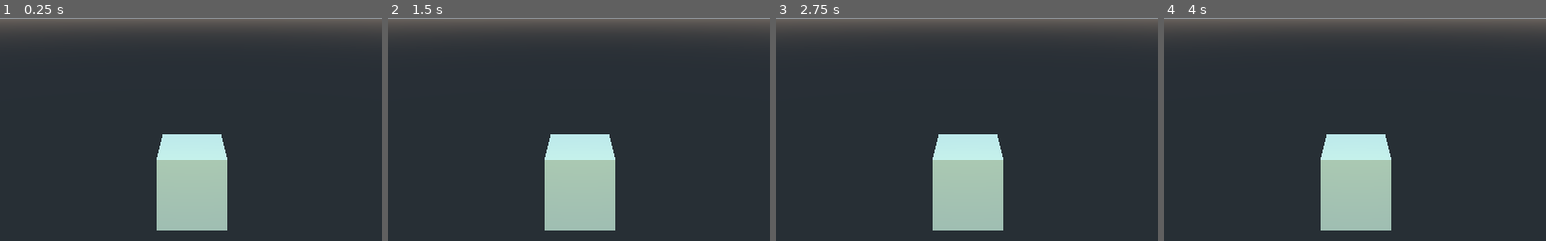
Above: before the commit, frames 1-4 (left to right).
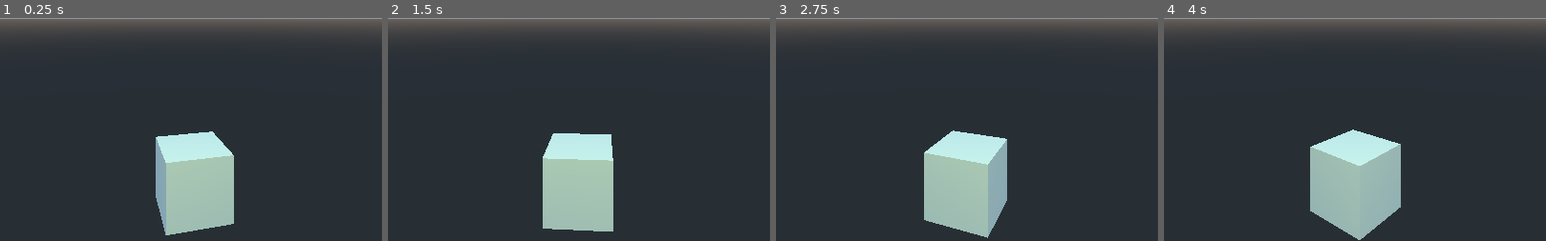
Above: after the commit, the same moments.

Repository: technicat/learngodot
Game: Godot game, scene res://cube.tscn
The game is run twice, just before and just after one commit, with the same random seed, the same clock (stepped at 60 frames per second) and the same inputs.
Inputs:
- Up to frame 1 (0.25 s): no input
- Up to frame 2 (1.5 s): no input
- Up to frame 3 (2.75 s): no input
- Up to frame 4 (4 s): no input
The pictures show only the part of the screen within x 25-75%, y 50-100%; the shares and areas given below are measured in that part.

The runs differ from the first frame. In frame 1, 2.0% of the frame differs, in the area x 40-62%, y 50-98%; in frame 2, 0.5%; in frame 3, 2.7%; in frame 4, 2.8%, in the area x 38-62%, y 50-100%.

Commit message:
add script

Diff:
--- /dev/null
+++ b/chapter3/Spatial.gd
@@ -0,0 +1,16 @@
+extends Spatial
+
+
+# Declare member variables here. Examples:
+# var a = 2
+# var b = "text"
+
+
+# Called when the node enters the scene tree for the first time.
+func _ready():
+	pass # Replace with function body.
+
+
+# Called every frame. 'delta' is the elapsed time since the previous frame.
+func _process(delta):
+	rotate_y(delta)
--- a/chapter3/cube.tscn
+++ b/chapter3/cube.tscn
@@ -1,4 +1,6 @@
-[gd_scene load_steps=3 format=2]
+[gd_scene load_steps=4 format=2]
+
+[ext_resource path="res://Spatial.gd" type="Script" id=1]
 
 [sub_resource type="CubeMesh" id=1]
 
@@ -9,14 +11,17 @@
 [node name="Camera" type="Camera" parent="."]
 transform = Transform( 1, 0, 0, 0, 1, 0, 0, 0, 1, 0, 5, 10 )
 
-[node name="Cube" type="MeshInstance" parent="."]
-mesh = SubResource( 1 )
-skin = SubResource( 2 )
-material/0 = null
-
 [node name="OmniLight" type="OmniLight" parent="."]
 transform = Transform( 1, 0, 0, 0, 1, 0, 0, 0, 1, 0, 10, 10 )
 light_color = Color( 0.87451, 0.964706, 0.0588235, 1 )
 omni_range = 20.0
 
 [node name="WorldEnvironment" type="WorldEnvironment" parent="."]
+
+[node name="Spatial" type="Spatial" parent="."]
+script = ExtResource( 1 )
+
+[node name="Cube" type="MeshInstance" parent="Spatial"]
+mesh = SubResource( 1 )
+skin = SubResource( 2 )
+material/0 = null
